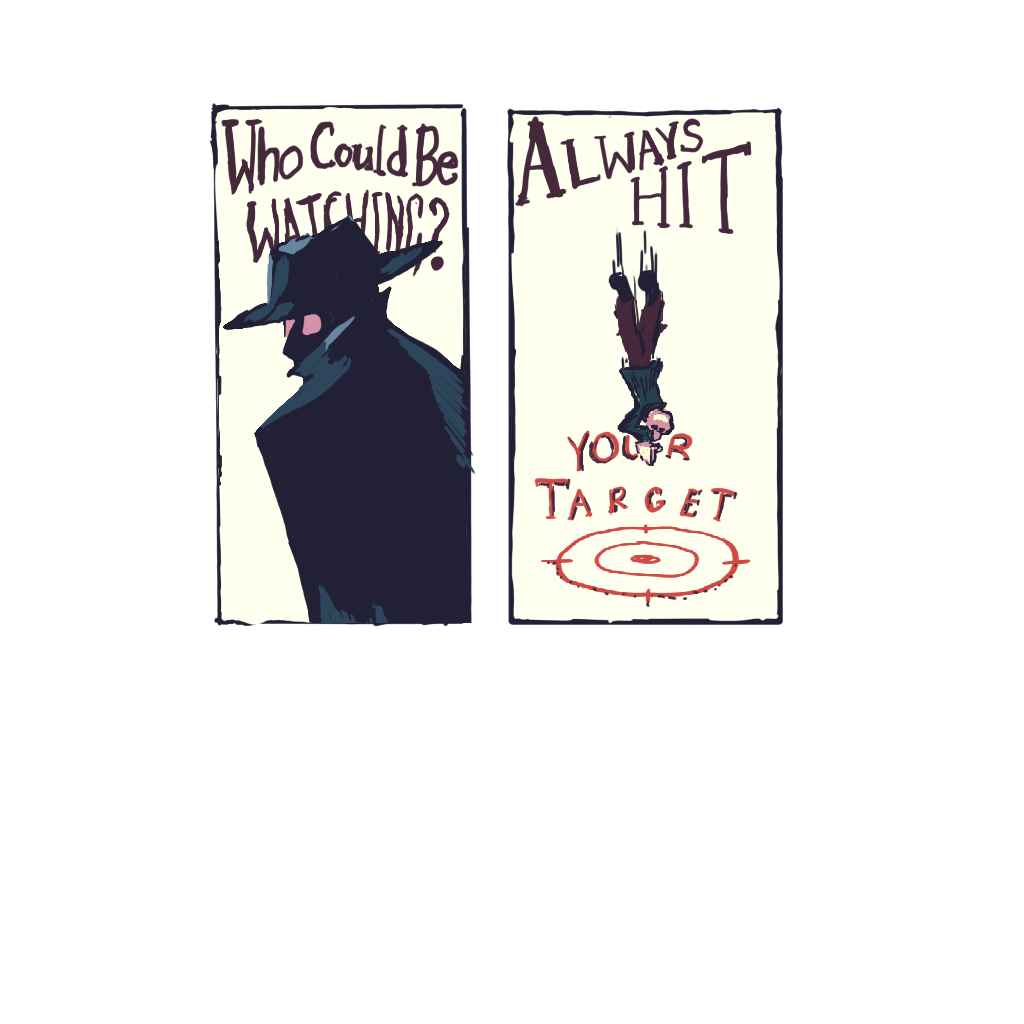
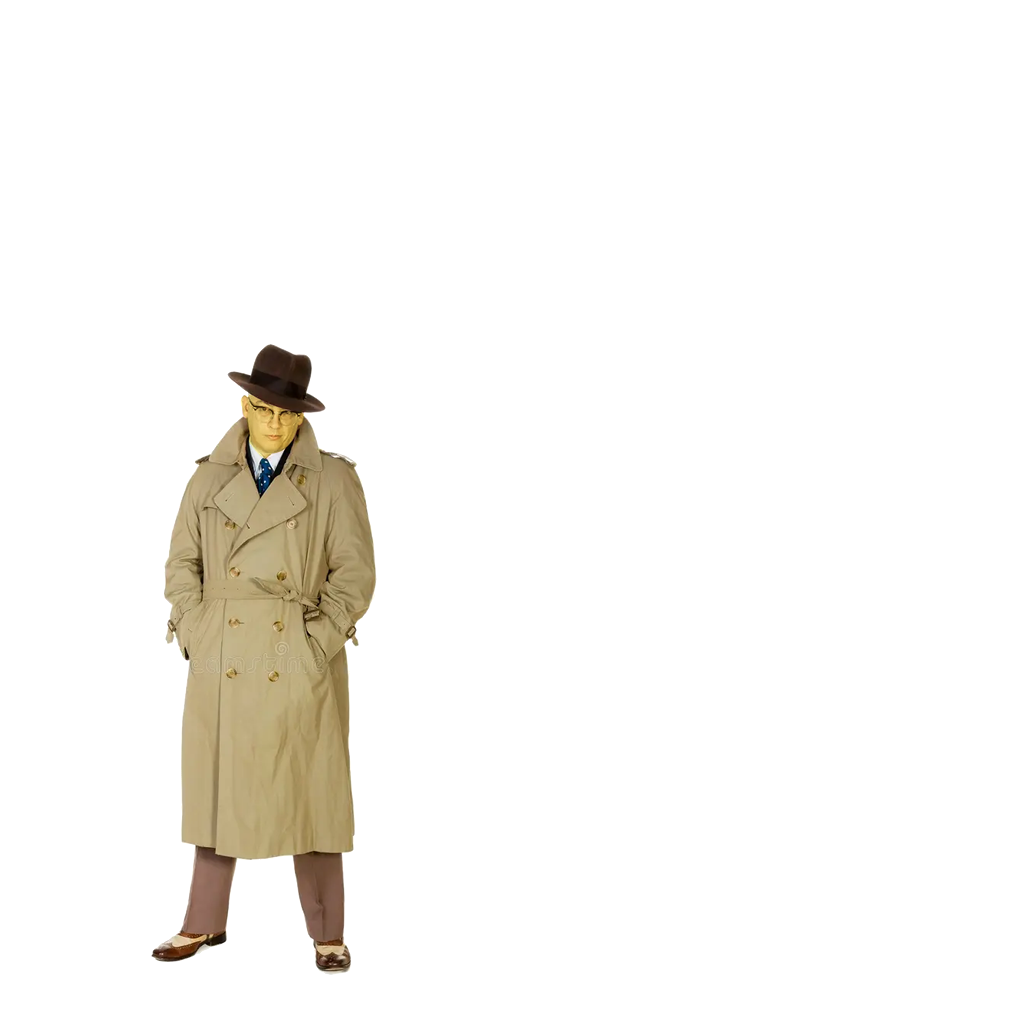
Before/after of a 1024x1024 layered artwork. What changed in the layer stack:
hid group "Group 2" (2 layers) over [448, 256, 783, 625]
added group "Group 4" with 3 layers above "Copy of poster" over [151, 256, 640, 975]
added layer "Paint Layer 5" (other, 37%) in group "Group 4" over [192, 384, 320, 512]
added layer "sus guy" in group "Group 4" over [384, 256, 640, 627]
added layer "background" (1st of 2, in "Group 4") in group "Group 4" over [151, 320, 384, 975]
hid "Copy of poster", painted on it over [151, 103, 783, 975]
hid "poster", painted on it over [192, 103, 783, 704]